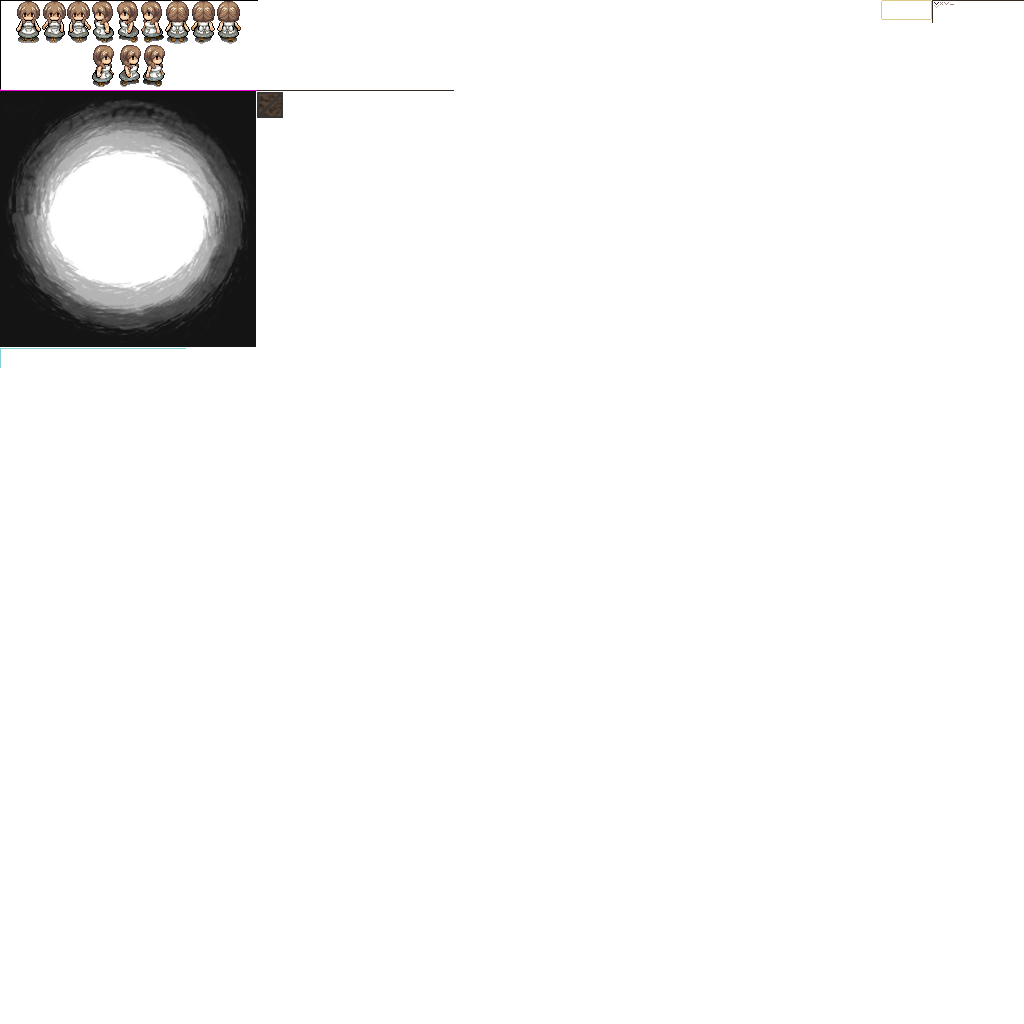
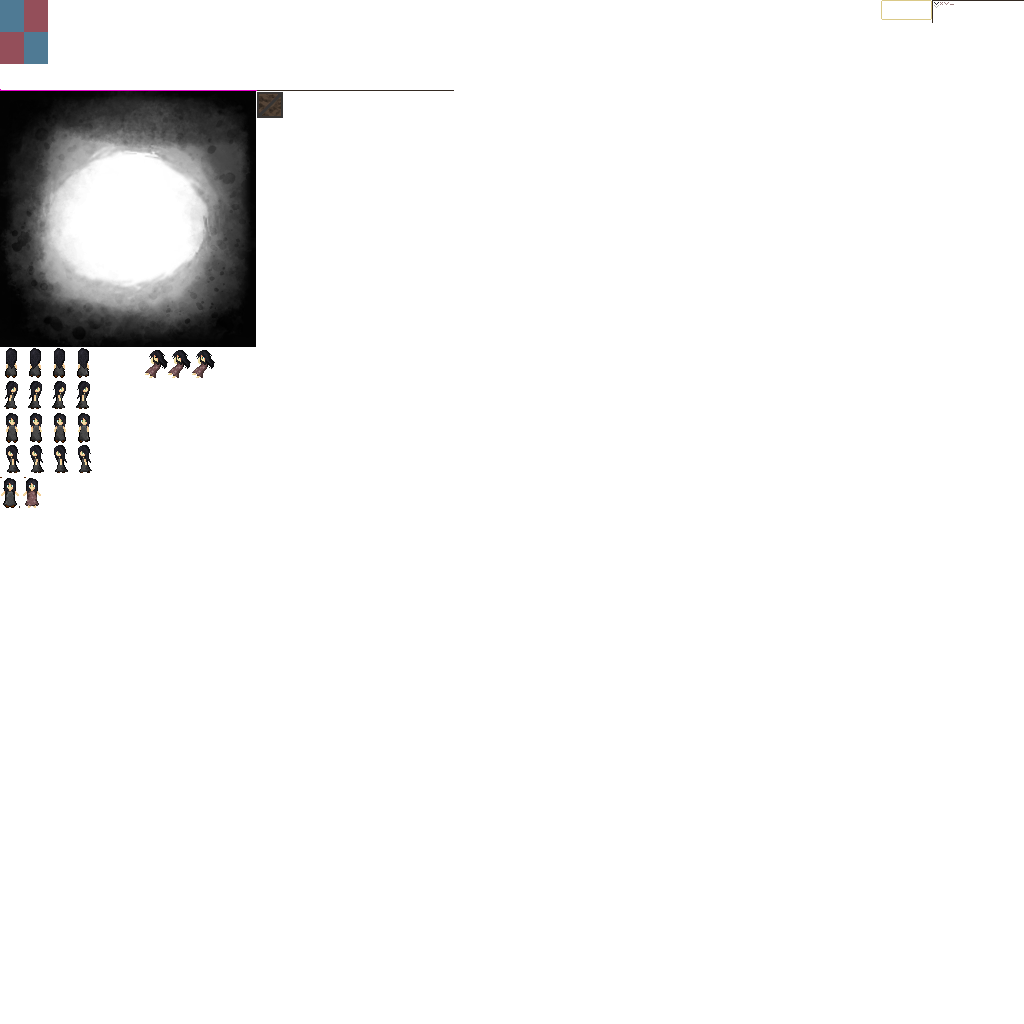
Two versions of the same layered image (w=1024, h=1024). Layer-by-layer changes:
renamed "Layer 3(pasted)" to "root Merged", painted on it over left=0, top=0, right=258, bottom=508
removed layer "Layer 1" over left=0, top=0, right=258, bottom=448
